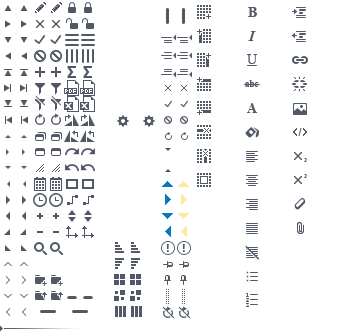
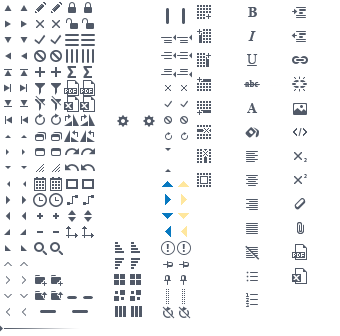
Layer changes from the first (340, 336) image to the second:
added group "Export copy" with 4 layers above "Export" over [292, 244, 307, 284]
added layer "excel copy" in group "Export copy" over [292, 268, 307, 284]
added layer "pdf copy" in group "Export copy" over [292, 244, 307, 260]
